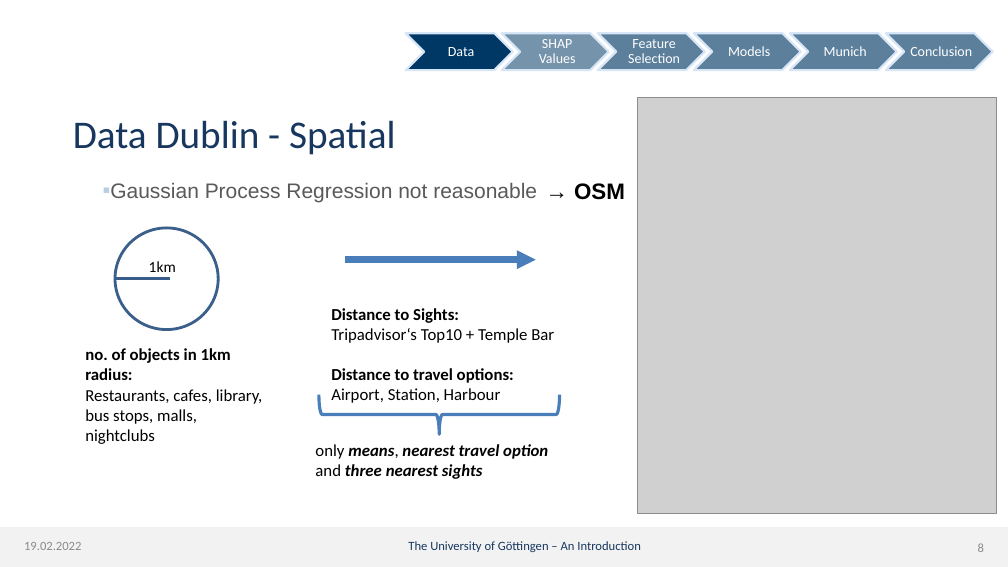
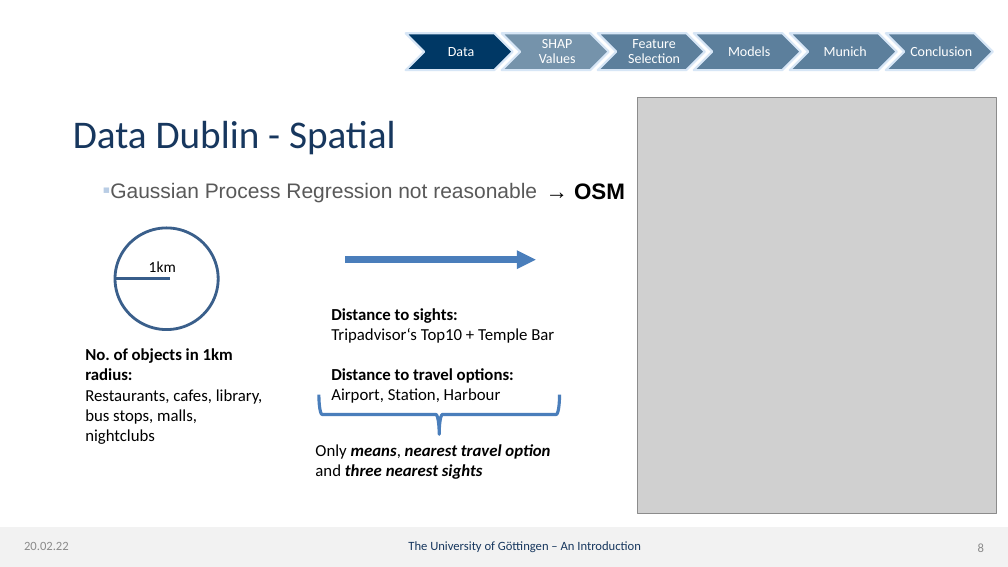
Before and after one commit to dmnk1308/DubAir, a slide deck: slide 8 of Präsi.pptx. Drawn at 1008x567 pixels with LibreOffice and Linux fonts; fonts in the diff are those of the drawing; grey boxes stand for pictures; background and template pictures are left out. Boxes give left, top, right and bottom in pixels: in the first picture for what was removed or moved away, otherwise in the second. Text is boxed around its words. In the diff, an @@ line names an element or a change of style, - is before the commit and + after.

```diff
--- a/Präsi.pptx
+++ b/Präsi.pptx
@@ text at [331, 308, 458, 323]: text changed @@
-Distance to Sights:
+Distance to sights:
@@ text at [85, 348, 233, 380]: text changed @@
-no. of objects in 1km radius:
+No. of objects in 1km radius:
@@ text at [315, 444, 550, 479]: text changed @@
-only means, nearest travel option and three nearest sights
+Only means, nearest travel option and three nearest sights
@@ text at [24, 542, 69, 550]: text changed @@
-19.02.2022
+20.02.22
```
Also in this commit, not shown: 32 other slides changed, 1 slide removed.
